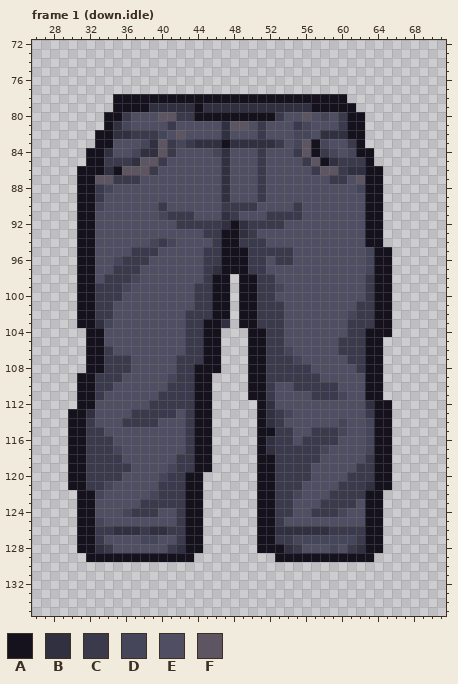
A pixel-art file gets an edit: assets/source/characters/player-r01/editable/bottom.jeans.aseprite. Above: the version before the commit.
96x144 pixels, 4 frames. Colours within 5 levels of each other are drawn and written as one. Shown: frame 1 (down.idle): x 26..71, y 72..135. The commit also changed other frames, which this record leaves out.
Palette (. is transparent): A #15121d  B #303041  C #3a3a4c  D #46465a  E #4f4e62  F #5e5562
New version:
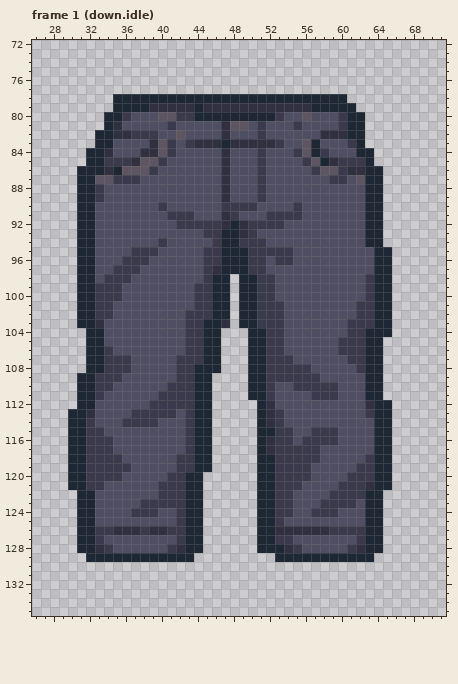
The exact change:
@@ palette @@
-A #15121d
+A #1e2835
--- frame 1 (down.idle)
@@ x 34..63 @@
  79 .AAAABBBBBABBBBBBBBBBBBAAAAA..
- 80 AACEEEFFCCAAAAAAAAACEEFEDECAA.
- 81 ABDEEEECEEEEEBFFECEEECDEEECAA.
- 82 ABBCCCDEFEEEEBEEECEEEDDEBBBAA.
- 83 AEEEDBFCDCBBBABBBBBCEDFADEECA.
- 84 BEEDBBFCEEEEDBEEECEEECFACDEDAA
+ 80 AACEEEFFCCAAAAAAAAACEEFEEECAA.
+ 81 ABEEEEECEEEEEBFFECEEECEEEECAA.
+ 82 ABBCCCEEFEEEEBEEECEEEEEEBBBAA.
+ 83 AEEEEBFCECBBBABBBBBCEEFAEEECA.
+ 84 BEEEBBFCEEEEEBEEECEEECFACEEEAA
  85 CCCBFFCEEEEEEBEEECEEEECFABCCCA
@@ x 26..71 @@
  87 .....AAFFCCCEEEEEEEEEBEEECEEEEEEECCEFAA.......
- 88 .....AACDEEEEEEEEEEEEBEEECEEEEEEEEEEDAA.......
+ 88 .....AACEEEEEEEEEEEEEBEEECEEEEEEEEEEEAA.......
  89 .....AACEEEEEEEEEEEEEBEEECEEEEEEEEEEEAA.......
- 90 .....AADEEEEEECEEEEEECCCCEEEECEEEEEEEAA.......
- 91 .....AAEEEEEEEDCCCEEEBCEEECCCCEEEEEEEAA.......
+ 90 .....AAEEEEEEECEEEEEECCCCEEEECEEEEEEEAA.......
+ 91 .....AAEEEEEEEECCCEEEBCEEECCCCEEEEEEEAA.......
  92 .....AAEEEEEEEEECCCCCBABCCCCEEEEEEEEEAA.......
  93 .....AAEEEEEEEEEEEECCAABCEEEEEEEEEEEEAA.......
- 94 .....AAEEEEEEDCDEEEECAACCCEEEEEEEEEEEAA.......
- 95 .....AAEEEECCCEEEEECCAAACCCCCEEEEEEEEDAA......
- 96 .....AAEEDCCCEEEEEECCAAACCECCEEEEEEEEDAA......
- 97 .....AAEECCCEEEEEEECBAAACCEEEEEEEEEEEDAA......
- 98 .....AAECCCDEEEEEEECAA.AACCEEEEEEEEEECAA......
- 99 .....AACCCDEEEEEEECCAA.AACCDEEEEEEEEECAA......
+ 94 .....AAEEEEEEECEEEEECAACCCEEEEEEEEEEEAA.......
+ 95 .....AAEEEECCCEEEEECCAAACCCCCEEEEEEEEEAA......
+ 96 .....AAEEECCCEEEEEECCAAACCECCEEEEEEEEEAA......
+ 97 .....AAEECCCEEEEEEECBAAACCEEEEEEEEEEEEAA......
+ 98 .....AAECCCEEEEEEEECAA.AACCEEEEEEEEEECAA......
+ 99 .....AACCCEEEEEEEECCAA.AACCEEEEEEEEEECAA......
 100 .....AACCCEEEEEEEECCAA.AACCEEEEEEEEEECAA......
 101 .....AACCEEEEEEEEECCAA.AACCCEEEEEEEECCAA......
-102 .....AACCEEEEEEEECCCAA.AACCCEEEEEEEDCCAA......
-103 .....AABDEEEEEEEECCAAB.AACCCEEEEEEECCCAA......
+102 .....AACCEEEEEEEECCCAA.AACCCEEEEEEEECCAA......
+103 .....AABEEEEEEEEECCAAB.AACCCEEEEEEECCCAA......
 104 ......AAEEEEEEEEECCAA...AACCEEEEEEECCAAA......
 105 ......AAEEEEEEEEECCAA...AACCEEEEEECCCAA.......
-106 ......AACEEEEEEEECCAA...AACCDEEEEECCCAA.......
-107 ......AACCCEEEEECCCAA...AACCCDEEEEECCAA.......
+106 ......AACEEEEEEEECCAA...AACCEEEEEECCCAA.......
+107 ......AACCCEEEEECCCAA...AACCCEEEEEECCAA.......
 108 ......AACCCEEEEECCAAA...AACCCCCEEEEECAA.......
-109 .....AACCCEEEEEDCCAA....AACCCCCCEEEEEAA.......
+109 .....AACCCEEEEEECCAA....AACCCCCCEEEEEAA.......
 110 .....AACCEEEEEECCCAA....AACEECCCCCEEEAA.......
-111 .....AACEEEEEECCCCAA....AACEEEECCCDEEAA.......
+111 .....AACEEEEEECCCCAA....AACEEEECCCEEEAA.......
 112 .....AAEEEEEECCCCCAA.....ABEEEEEEEEEEBAA......
-113 ....AABEEEECCCCCECAA.....ABCDEEEEEEEECAA......
-114 ....AACEEECCCCEEECAA.....ABCEEEEEEDEEDAA......
-115 ....AACCEEEEEEEEECAA.....AACCEECCCDEEDAA......
-116 ....AACCCEEEEEEEECAA.....ABCCECCCCEEEDAA......
-117 ....AACCCDEEEEEEECAA.....ABCCCCCDEEEEDAA......
+113 ....AABEEEECCCCCECAA.....ABCEEEEEEEEECAA......
+114 ....AACEEECCCCEEECAA.....ABCEEEEEEEEEEAA......
+115 ....AACCEEEEEEEEECAA.....AACCEECCCEEEEAA......
+116 ....AACCCEEEEEEEECAA.....ABCCECCCCEEEEAA......
+117 ....AACCCEEEEEEEECAA.....ABCCCCCEEEEEEAA......
 118 ....AACCCCEEEEEECCAA.....AACCCCCEEEEECAA......
-119 ....AACCCCCEEEEDCCAA.....AACCCCEEEEECCAA......
-120 ....AACCCCEEEEDCCAA......AACCCCEEEECCCAA......
-121 ....AACCDEEEEECCCAA......AACCCEEEECCCBAA......
-122 .....AADEEEEEDCCCAA......AACCDEEECCCCAA.......
+119 ....AACCCCCEEEEECCAA.....AACCCCEEEEECCAA......
+120 ....AACCCCEEEEECCAA......AACCCCEEEECCCAA......
+121 ....AACCEEEEEECCCAA......AACCCEEEECCCBAA......
+122 .....AAEEEEEEECCCAA......AACCEEEECCCCAA.......
 123 .....AAEEEEECCCCCAA......AACCEEECCCCEAA.......
-124 .....AAEEEDCCCEECAA......AACCEECCCDEEAA.......
-125 .....AADEEEEEEEECAA......AACEEEEEEEEEAA.......
+124 .....AAEEEECCCEECAA......AACCEECCCEEEAA.......
+125 .....AAEEEEEEEEECAA......AACEEEEEEEEEAA.......
 126 .....AACCBBBCBBCCAA......AABBBBBBCCCCAA.......
-127 .....AACEEEEDDEECAA......AACCDDDDDDDCAA.......
-128 .....AABCEEEEEECBAA......AAABCEEEDECBAA.......
+127 .....AACEEEEEEEECAA......AACCEEEEEEECAA.......
+128 .....AABCEEEEEECBAA......AAABCEEEEECBAA.......
 129 ......AAAAAAAAAAAA.........AAAAAAAAAAA........
Where, in picture pixels (left, top, right, bottom), the same in both pictures:
changed: (68, 94, 392, 562)
